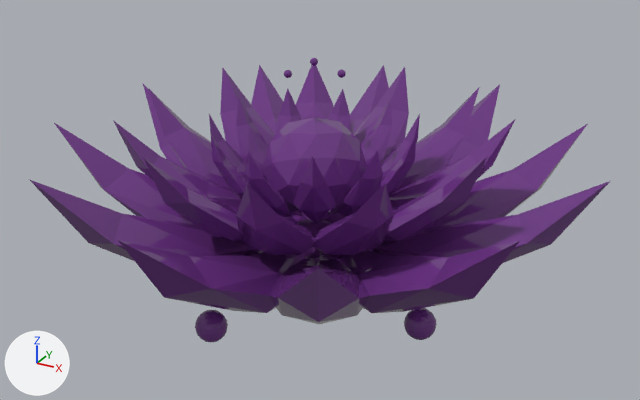
Before and after pictures for a commit that changed the glTF model crystal.glb.
One viewpoint serves both versions: a 50 mm camera at (0.334, -0.598, 0.412) aimed at (0.006, -0.002, 0.114). The lights are fixed; the arrows at lower left show +X, +Y and +Z. Where no turn or scale is listed for an object, it has been applied to the vertices.

The first picture shows 'pPlatonic1_lambert1_0', 'pPlatonic45_lambert1_0', 'pPlatonic46_lambert1_0', 'pPlatonic47_lambert1_0', 'pSphere7_lambert1_0', 'pSphere8_lambert1_0', 'pSphere9_lambert1_0'.
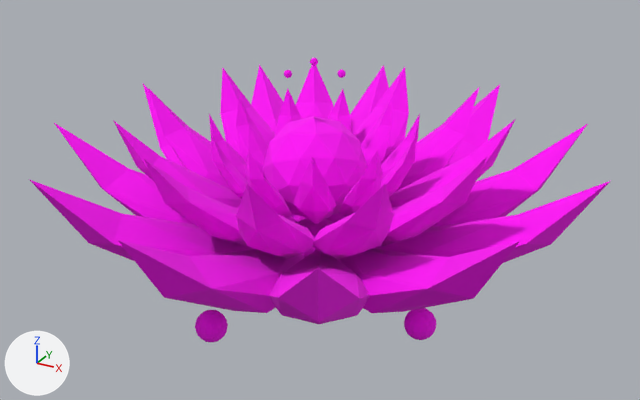
What changed in the scene script:
```text
Change mat_lambert1:
    mat_lambert1.base_color: (0.156, 0.0372, 0.239) -> (1.0, 0.0, 0.931)  # purple #6e3686 -> pink #ff00f7
    mat_lambert1.roughness: 0.0 -> 1.0
```

Changed parts and their boxes (x1, y1, x2, y2) in the pictures (640 x 400 px):
'pPlatonic47_lambert1_0', recoloured, surface changed (purple to pink): (30, 65, 610, 324) in both
'pPlatonic45_lambert1_0', recoloured, surface changed (purple to pink): (113, 65, 515, 259) in both
'pPlatonic46_lambert1_0', recoloured, surface changed (purple to pink): (209, 89, 420, 224) in both
'pPlatonic1_lambert1_0', recoloured, surface changed (purple to pink): (262, 116, 367, 216) in both
'pSphere8_lambert1_0', recoloured, surface changed (purple to pink): (195, 308, 437, 342) in both
'pSphere9_lambert1_0', recoloured, surface changed: (297, 219, 333, 257) in both
'pSphere7_lambert1_0', recoloured, surface changed (purple to pink): (284, 58, 346, 78) in both
